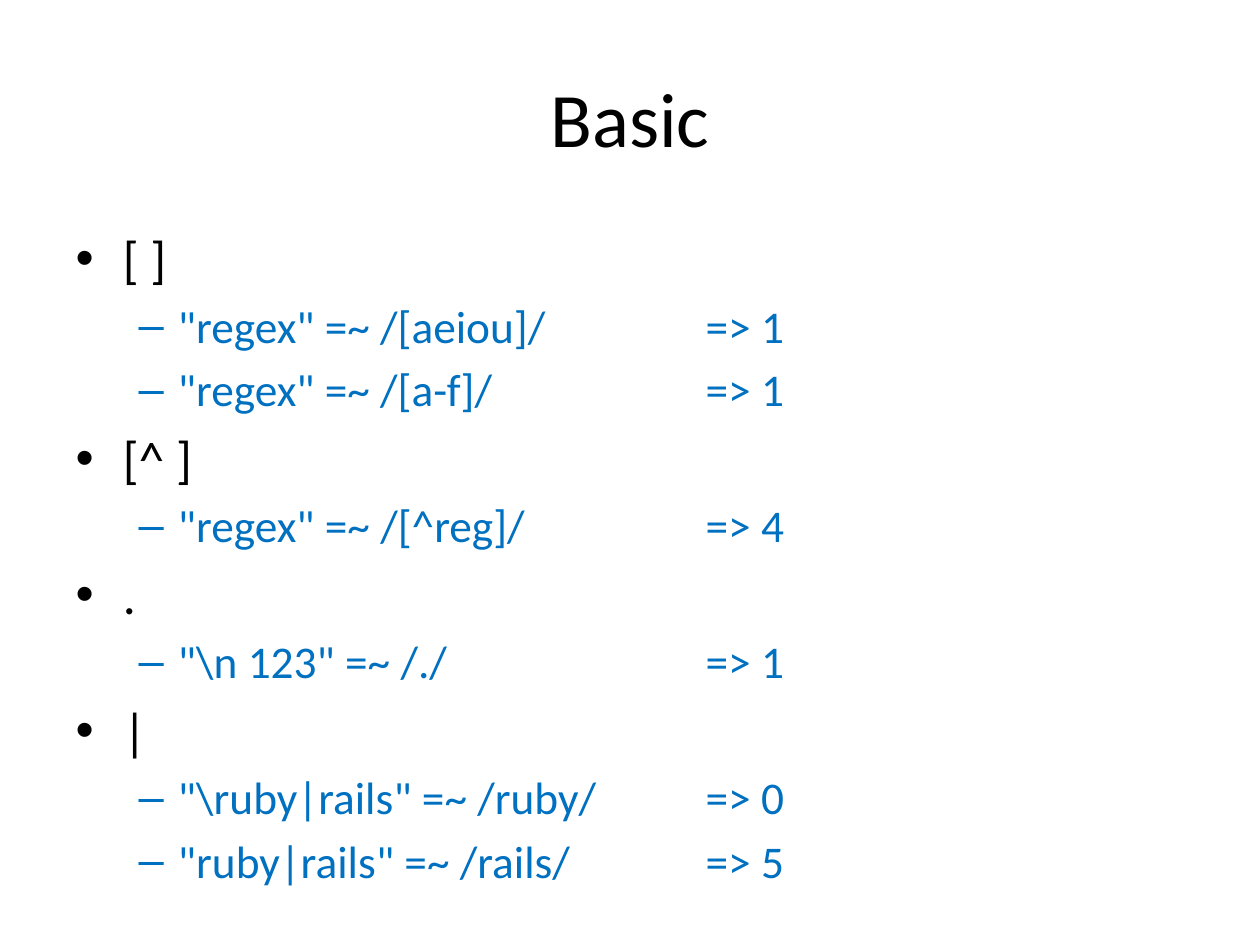
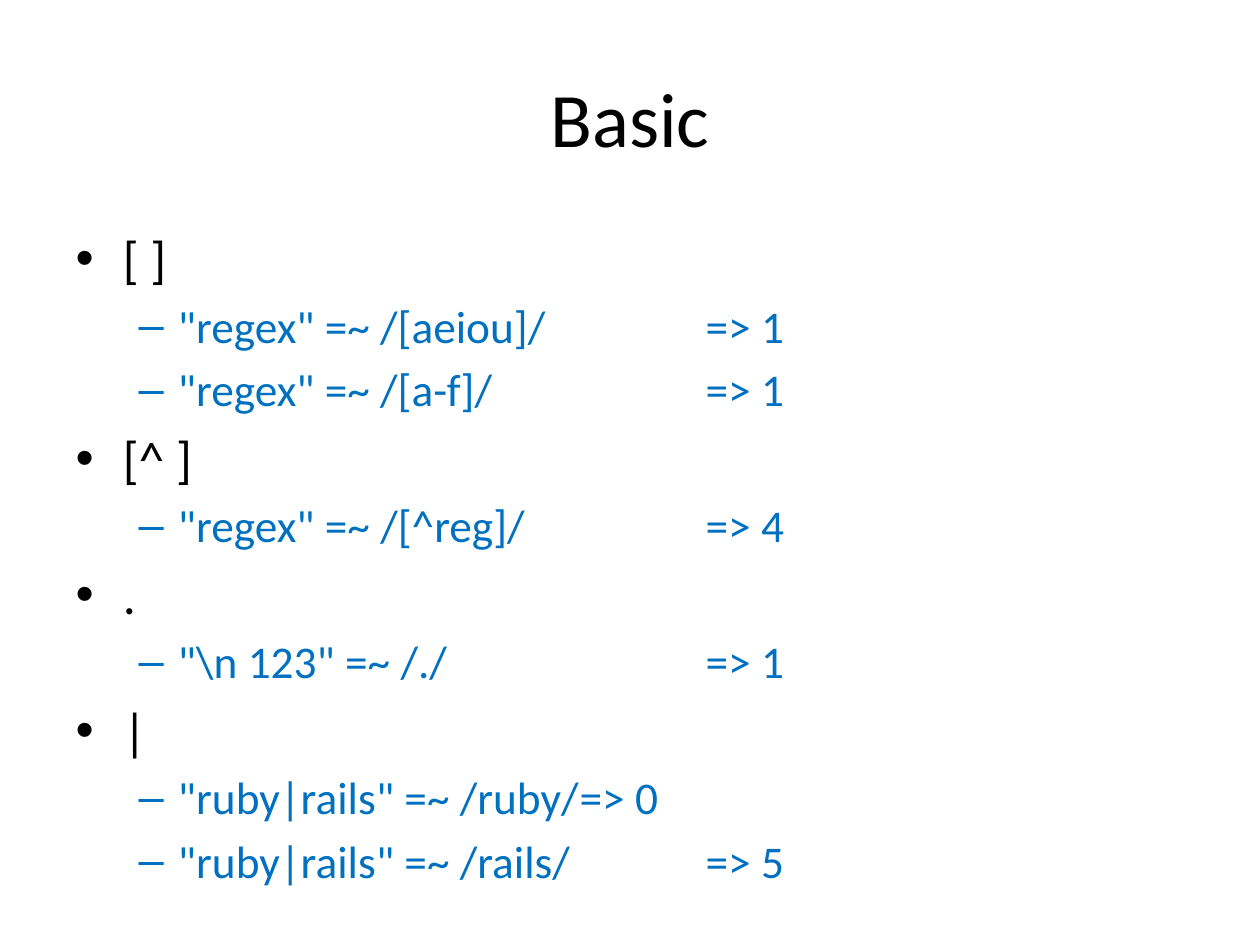
Before and after one commit to qszhuan/codes, a slide deck: slide 6 of regex/Regular Expression.pptx. Drawn at 1260x945 pixels with LibreOffice and Linux fonts; fonts in the diff are those of the drawing. Boxes give left, top, right and bottom in pixels: in the first picture for what was removed or moved away, otherwise in the second. Text is boxed around its words. In the diff, an @@ line names an element or a change of style, - is before the commit and + after.

Commit message:
ppt

```diff
--- a/regex/Regular Expression.pptx
+++ b/regex/Regular Expression.pptx
@@ text at (178, 781, 658, 822): text changed @@
-  – "\ruby|rails" =~ /ruby/ => 0
+  – "ruby|rails" =~ /ruby/ => 0
```
